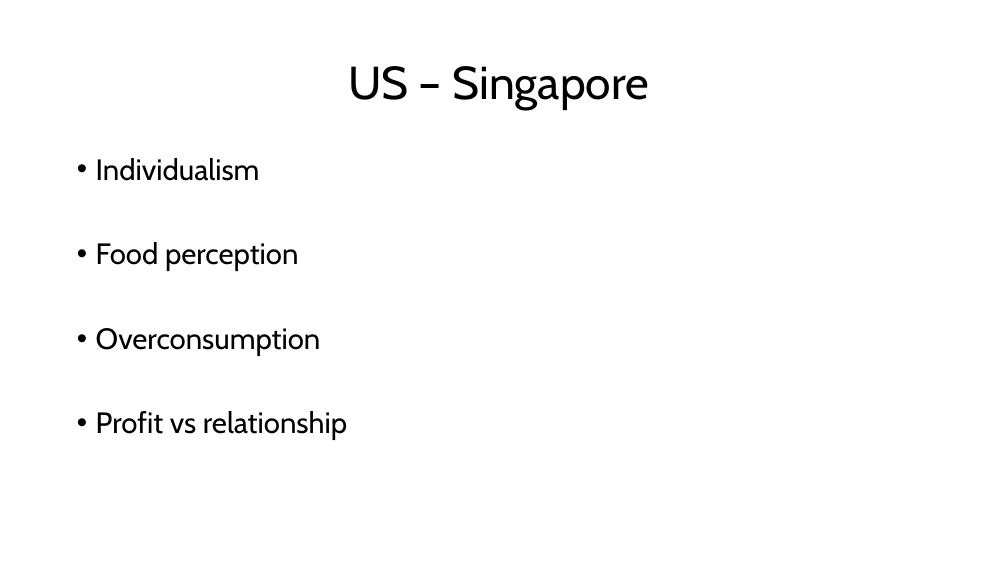
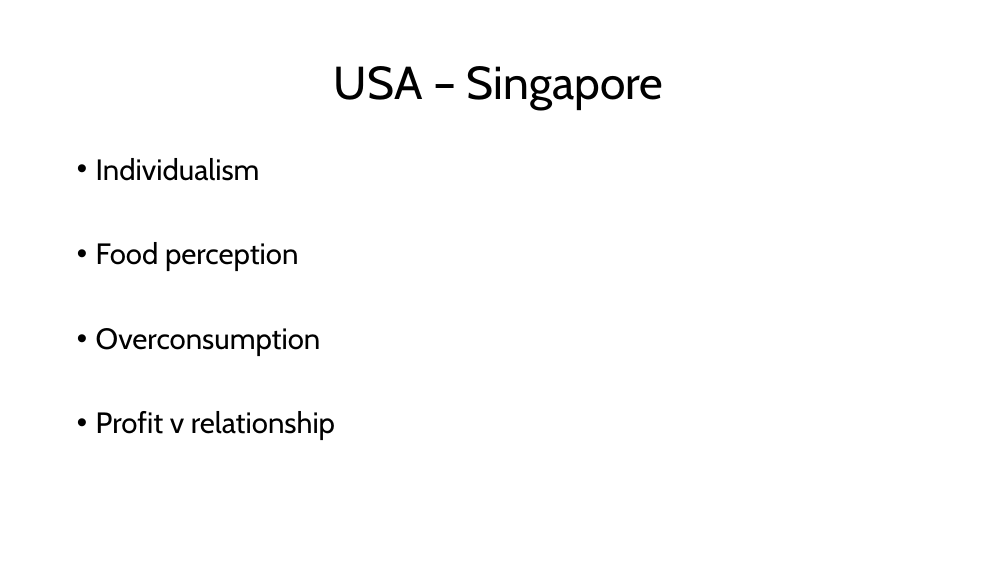
Before and after one commit to Scortail/AnglaisAd, a slide deck: slide 4 of slides.pptx. Drawn at 1008x567 pixels with LibreOffice and Linux fonts; fonts in the diff are those of the drawing. Boxes give left, top, right and bottom in pixels: in the first picture for what was removed or moved away, otherwise in the second. Text is boxed around its words. In the diff, an @@ line names an element or a change of style, - is before the commit and + after.

```diff
--- a/slides.pptx
+++ b/slides.pptx
@@ title at [334, 66, 664, 110]: text changed @@
-US – Singapore
+USA – Singapore
@@ text at [96, 411, 335, 440]: text changed @@
-• Profit vs relationship
+• Profit v relationship
```
Also in this commit, not shown: 2 other slides changed, 2 other files.
